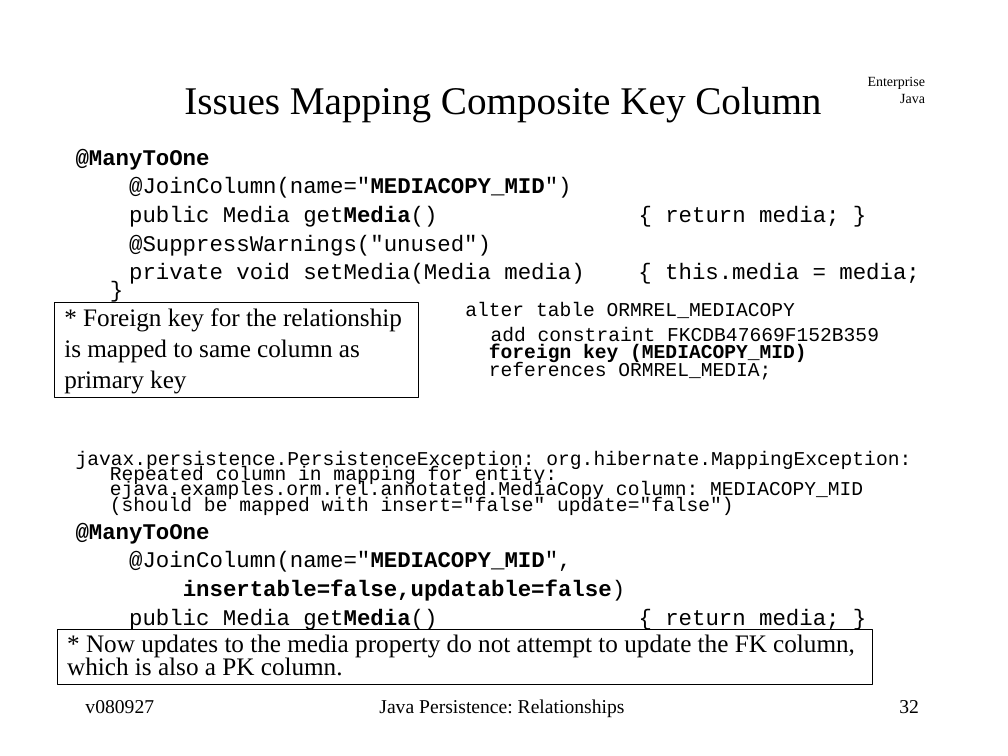
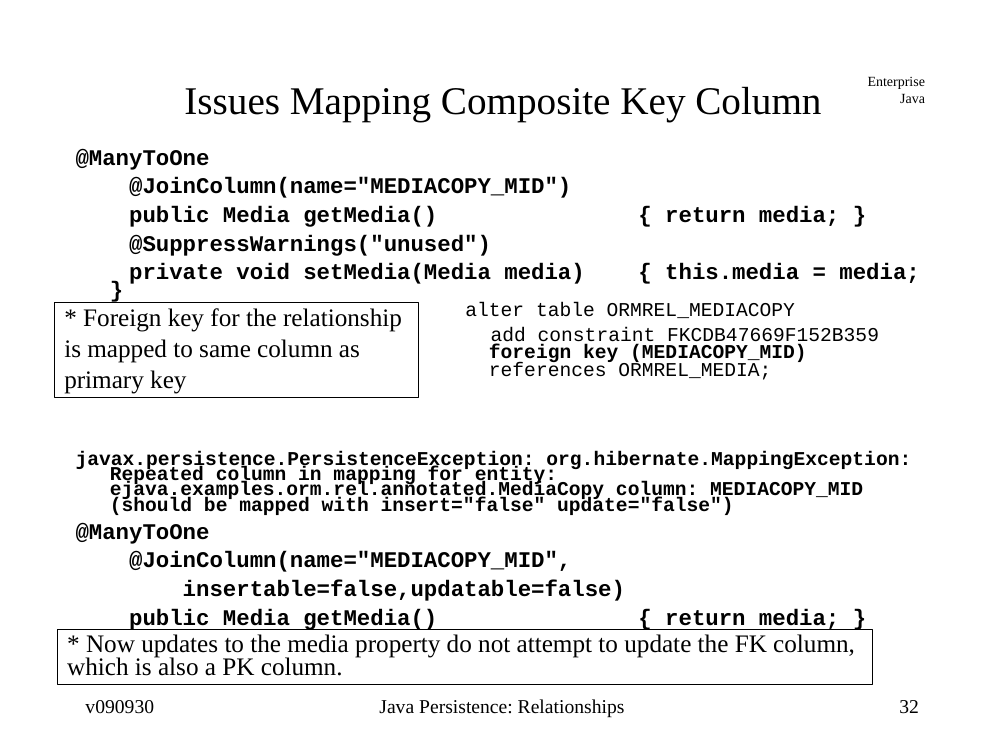
Before and after one commit to jcstaff/ejava-javaee, a slide deck: slide 32 of ormRelations/src/site/resources/lectures/ormRelations.ppt. Drawn at 1008x756 pixels with LibreOffice and Linux fonts; fonts in the diff are those of the drawing. Boxes give left, top, right and bottom in pixels: in the first picture for what was removed or moved away, otherwise in the second. Text is boxed around its words. In the diff, an @@ line names an element or a change of style, - is before the commit and + after.

```diff
--- a/ormRelations/src/site/resources/lectures/ormRelations.ppt
+++ b/ormRelations/src/site/resources/lectures/ormRelations.ppt
@@ text at bbox=[76, 177, 919, 630]: bold on in "@JoinColumn(name="MEDIACOPY_MID")", "public Media getMedia() { return media; }", "@SuppressWarnings("unused")", "private void setMedia(Media media) { this.media = ..." and 4 more places @@
@@ text at bbox=[85, 700, 154, 714]: text changed @@
-v080927
+v090930
```
Also in this commit, not shown: 67 other slides changed.
